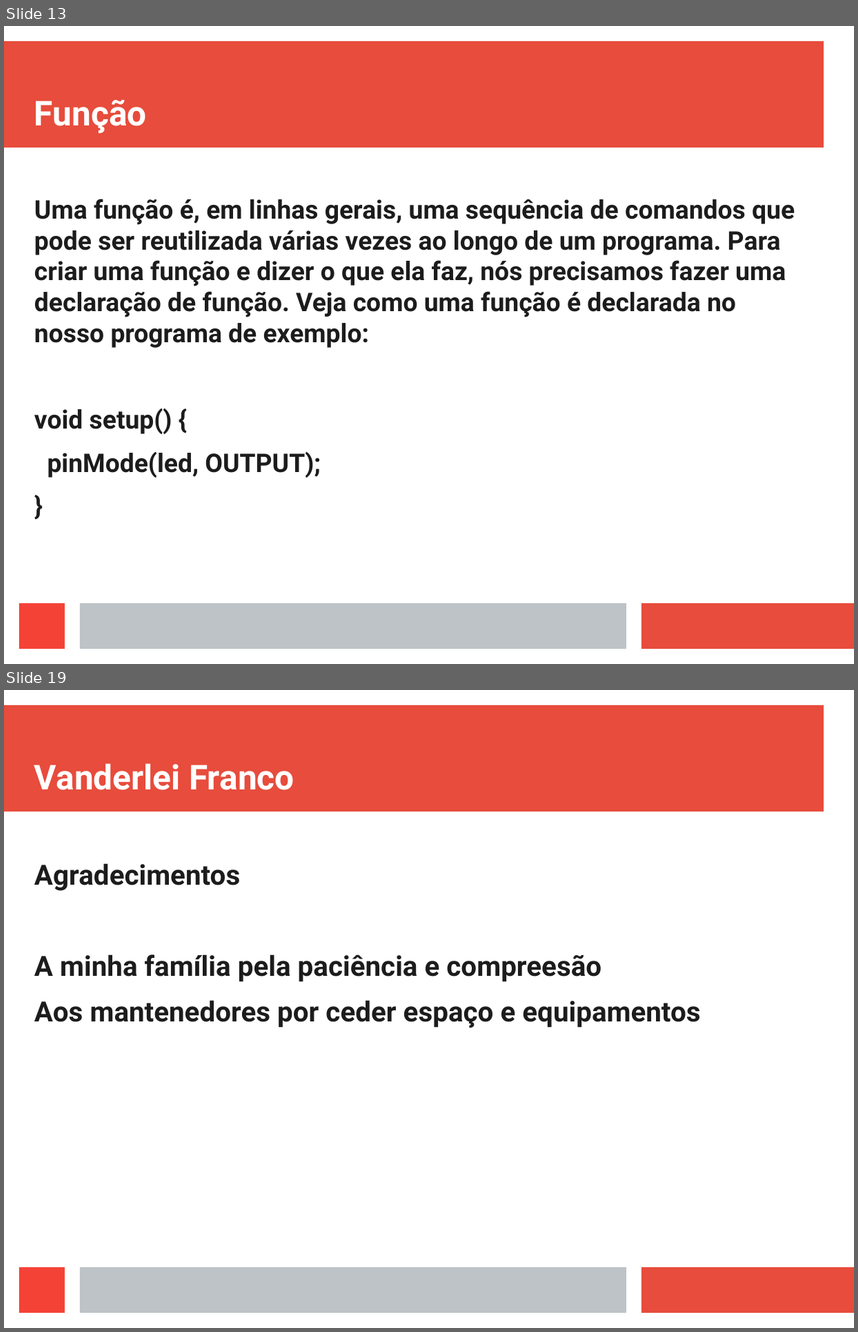
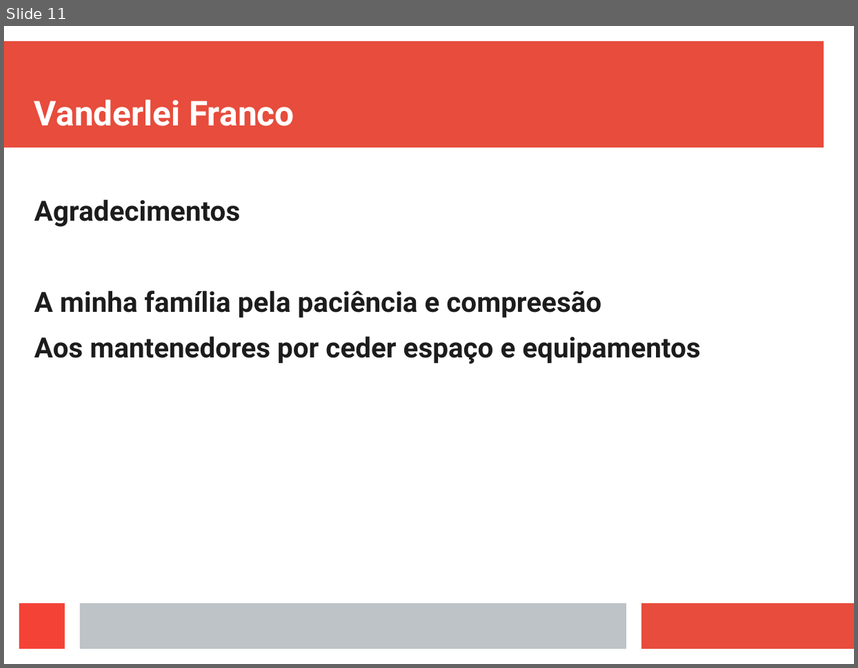
Before and after one commit to vanderfranco/arduino_curso, a slide deck: apr4.odp. Shown one above the other, each under a label of ours: slides 13 and 19 before the commit, slide 11 after it; the slides between them are not shown. The pictures are 858x1332 and 858x668 pixels, drawn with LibreOffice and Linux fonts; fonts in the diff are those of the drawing. Boxes give left, top, right and bottom in pixels: in the first picture for what was removed or moved away, otherwise in the second. Text is boxed around its words. In the diff, an @@ line names an element or a change of style, - is before the commit and + after.

```diff
--- a/apr4.odp
+++ b/apr4.odp
@@ slide 13 removed at box(4, 26, 854, 664), background #FFFFFF; not listed: 4 template elements that a slide beside it also shows @@
@@ title removed at box(34, 100, 147, 133) @@
-Função
@@ text removed at box(34, 198, 795, 477) @@
-Uma função é, em linhas gerais, uma sequência de comandos que pode ser reutilizada várias vezes ao longo de um programa. Para criar uma função e dizer o que ela faz, nós precisamos fazer uma declaração de função. Veja como uma função é declarada no nosso programa de exemplo:
-void setup() {
-pinMode(led, OUTPUT);
-}
@@ what was slide 19 is now slide 11 @@
```
Also in this commit, not shown: 1 slide changed, 2 slides added, 9 other slides removed, 2 other files.
